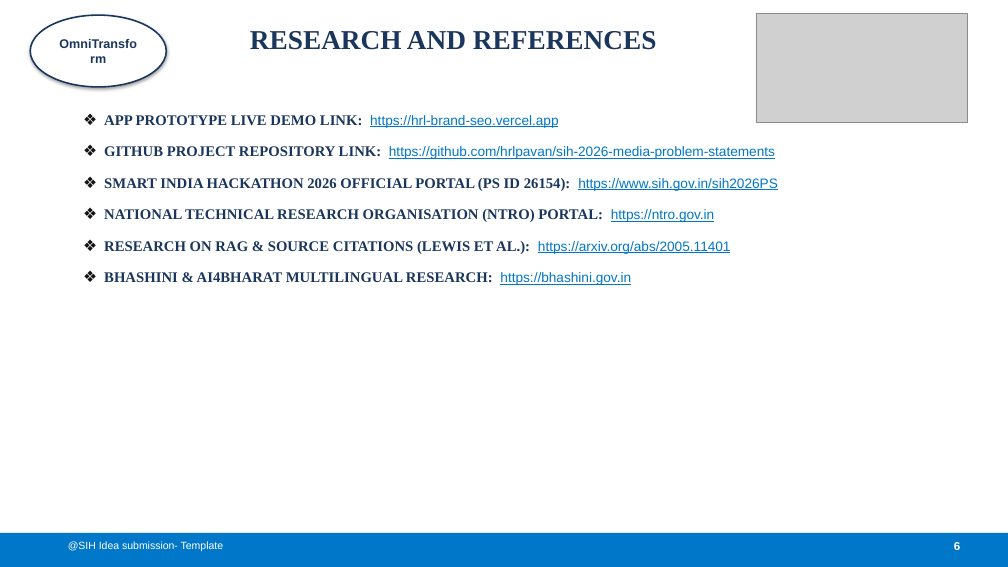
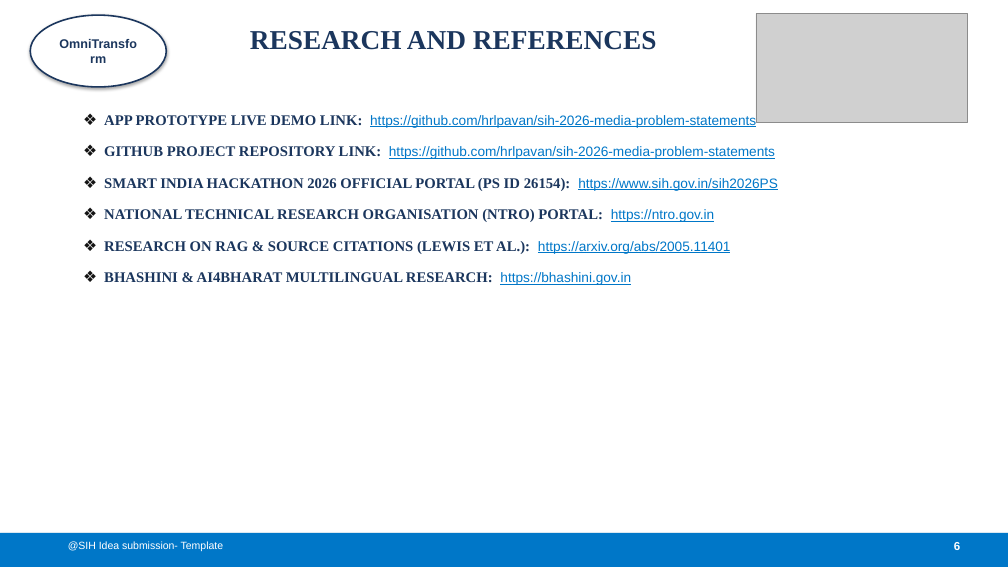
Before and after one commit to hrlpavan/sih-2026-media-problem-statements, a slide deck: slide 6 of SIH2026_Idea_Presentation_PS26154.pptx. Drawn at 1008x567 pixels with LibreOffice and Linux fonts; fonts in the diff are those of the drawing; grey boxes stand for pictures. Boxes give left, top, right and bottom in pixels: in the first picture for what was removed or moved away, otherwise in the second. Text is boxed around its words. In the diff, an @@ line names an element or a change of style, - is before the commit and + after.

Commit message:
Completely remove main company website link across all presentation and documentation files

```diff
--- a/SIH2026_Idea_Presentation_PS26154.pptx
+++ b/SIH2026_Idea_Presentation_PS26154.pptx
@@ text at bbox=[104, 115, 756, 128]: text changed @@
-❖ APP PROTOTYPE LIVE DEMO LINK: https://hrl-brand-seo.vercel.app
+❖ APP PROTOTYPE LIVE DEMO LINK: https://github.com/hrlpavan/sih-2026-media-problem-statements
```
Also in this commit, not shown: 1 other slide changed, 5 other files.
